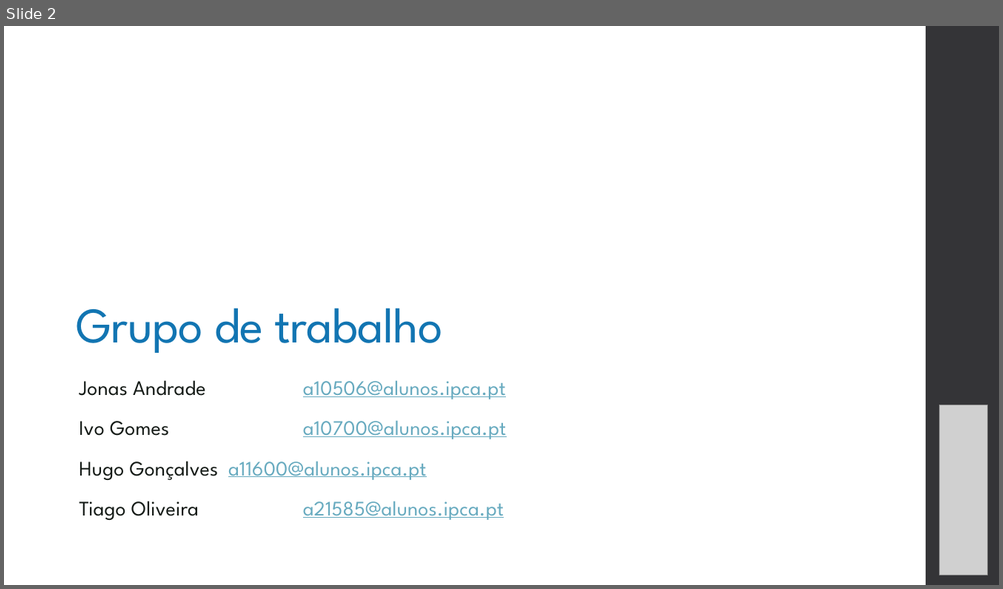
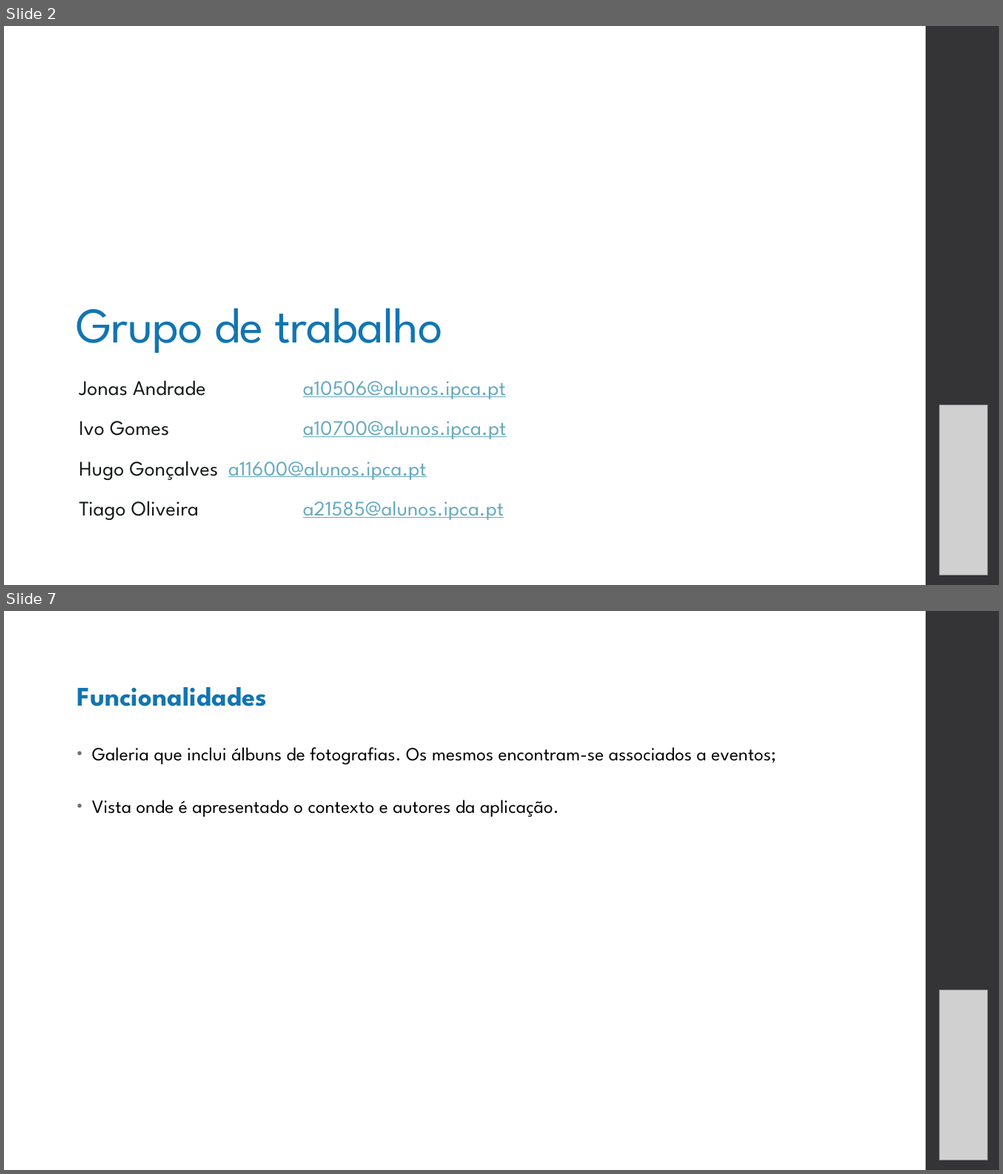
Before and after one commit to GitTiagoOliveira/escutas, a slide deck: docs/presentation.pptx. Shown one above the other, each under a label of ours: slide 2 before the commit, slides 2 and 7 after it; the slides between them are not shown. The pictures are 1003x589 and 1003x1174 pixels, drawn with LibreOffice and Linux fonts; fonts in the diff are those of the drawing; grey boxes stand for pictures. Boxes give left, top, right and bottom in pixels: in the first picture for what was removed or moved away, otherwise in the second. Text is boxed around its words. In the diff, an @@ line names an element or a change of style, - is before the commit and + after.

```diff
--- a/docs/presentation.pptx
+++ b/docs/presentation.pptx
@@ slide 7 added at bbox=[4, 611, 999, 1170], background #FFFFFF; not listed: 1 template element that a slide beside it also shows @@
@@ text added at bbox=[77, 687, 776, 817], 18 pt, text #000000 @@
+Funcionalidades
+• Galeria que inclui álbuns de fotografias. Os mesmos encontram-se associados a eventos;
+• Vista onde é apresentado o contexto e autores da aplicação.
@@ picture added at bbox=[939, 991, 987, 1161] @@
```
Also in this commit, not shown: 1 other slide changed, 6 other slides added, 2 slides removed, 7 other files.
